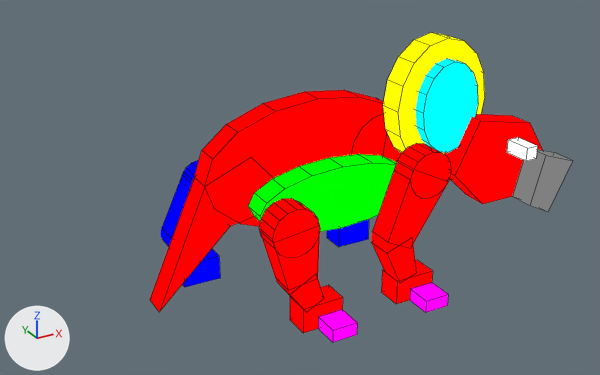
An edit to the Blender file assets-source/blender/dinos/protoceratops.blend, drawn before and after from the same camera.
Camera for both pictures: a 50 mm camera at (-14.8, -50.7, 33.2) aimed at (11.9, -2.2, 8.9). The lights are fixed; the arrows at lower left show +X, +Y and +Z. The older version comes first. Mesh edges are drawn as thin lines on the coarser meshes.

The first picture shows 'DinoTycoon_protoceratops_Pose0_beak', 'DinoTycoon_protoceratops_Pose0_belly', 'DinoTycoon_protoceratops_Pose0_frill', 'DinoTycoon_protoceratops_Pose0_frill_inset', 'DinoTycoon_protoceratops_Pose0_head', 'DinoTycoon_protoceratops_Pose0_near_back_0', 'DinoTycoon_protoceratops_Pose0_near_back_foot', 'DinoTycoon_protoceratops_Pose0_near_back_joint_0', 'DinoTycoon_protoceratops_Pose0_near_front_0', 'DinoTycoon_protoceratops_Pose0_near_front_joint_0', 'DinoTycoon_protoceratops_Pose0_tail', 'DinoTycoon_protoceratops_Pose0_trunk' and 19 more.
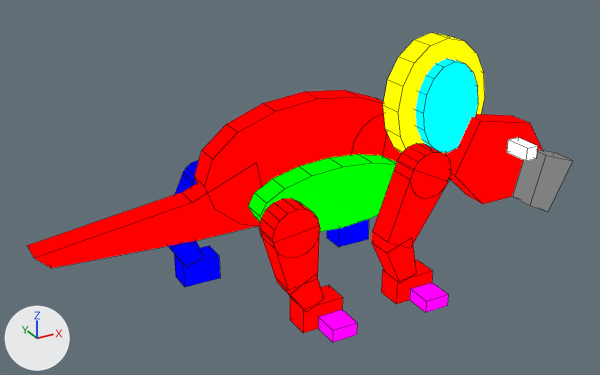
The newer file is also turned or shifted as a whole; pictures and numbers use the older file's frame.

Pixel boxes [x1, y1, x2, y2] of what changed, in the pictures (600 x 375 px):
'DinoTycoon_protoceratops_Pose0_tail', reshaped: before [150, 158, 273, 312]; after [27, 163, 262, 268]

Edits to the bpy script that builds the scene:
```text
Change me_dinotycoon_protoceratops_pose0_tail:
    used by ob_dinotycoon_protoceratops_pose0_tail; location = (0.0, 0.0, 0.0)
    remove me_dinotycoon_protoceratops_pose0_tail.from_pydata(...)  # 10 vertices, 7 faces; spans x 1.0..12.2, y -1.0..1.0, z 1.0..11.5
    add me_dinotycoon_protoceratops_pose0_tail.from_pydata(...)  # 12 vertices, 8 faces; spans x -7.0..10.0, y -1.0..1.0, z 6.0..11.0
    me_dinotycoon_protoceratops_pose0_tail part 1: the whole mesh is rebuilt
```
